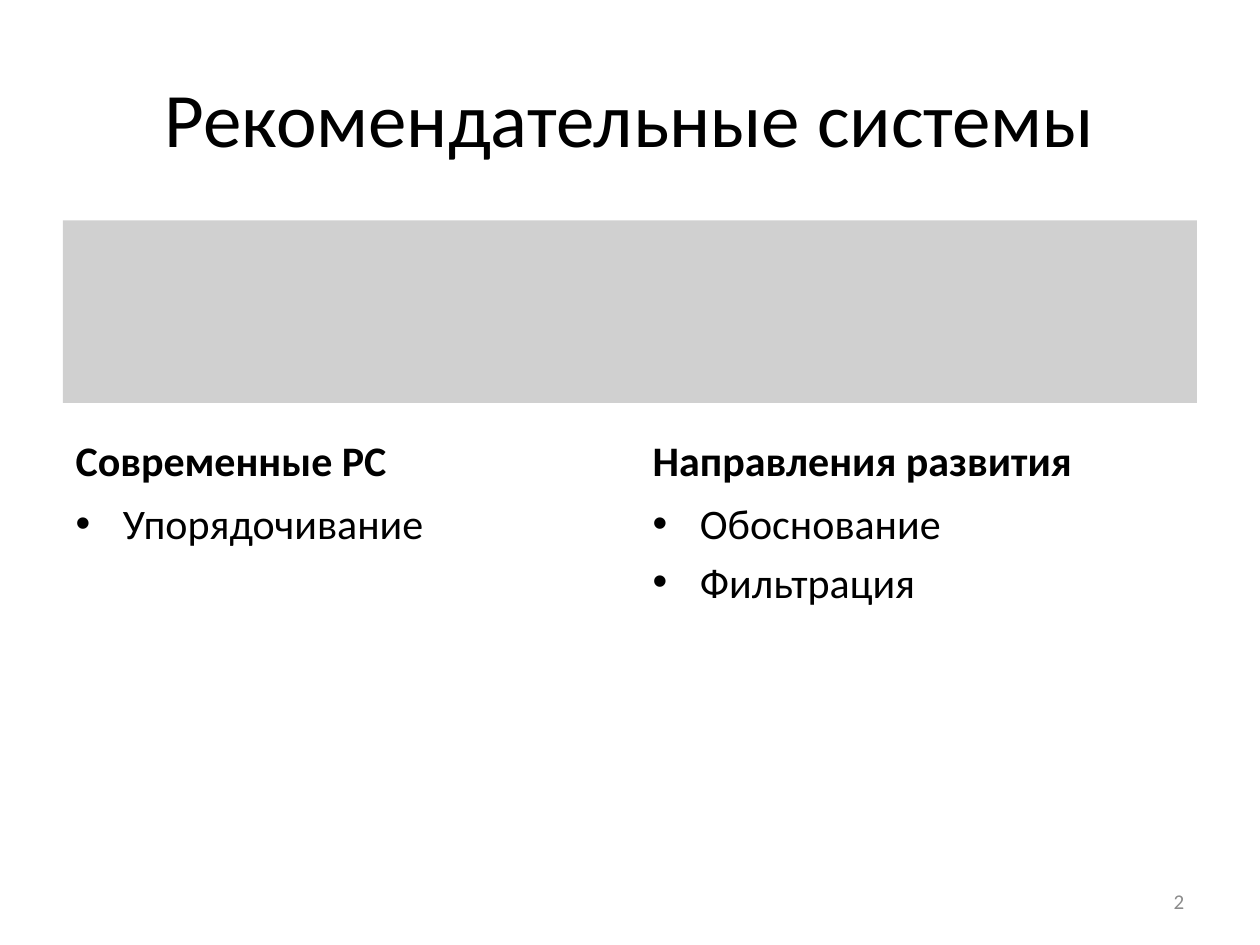
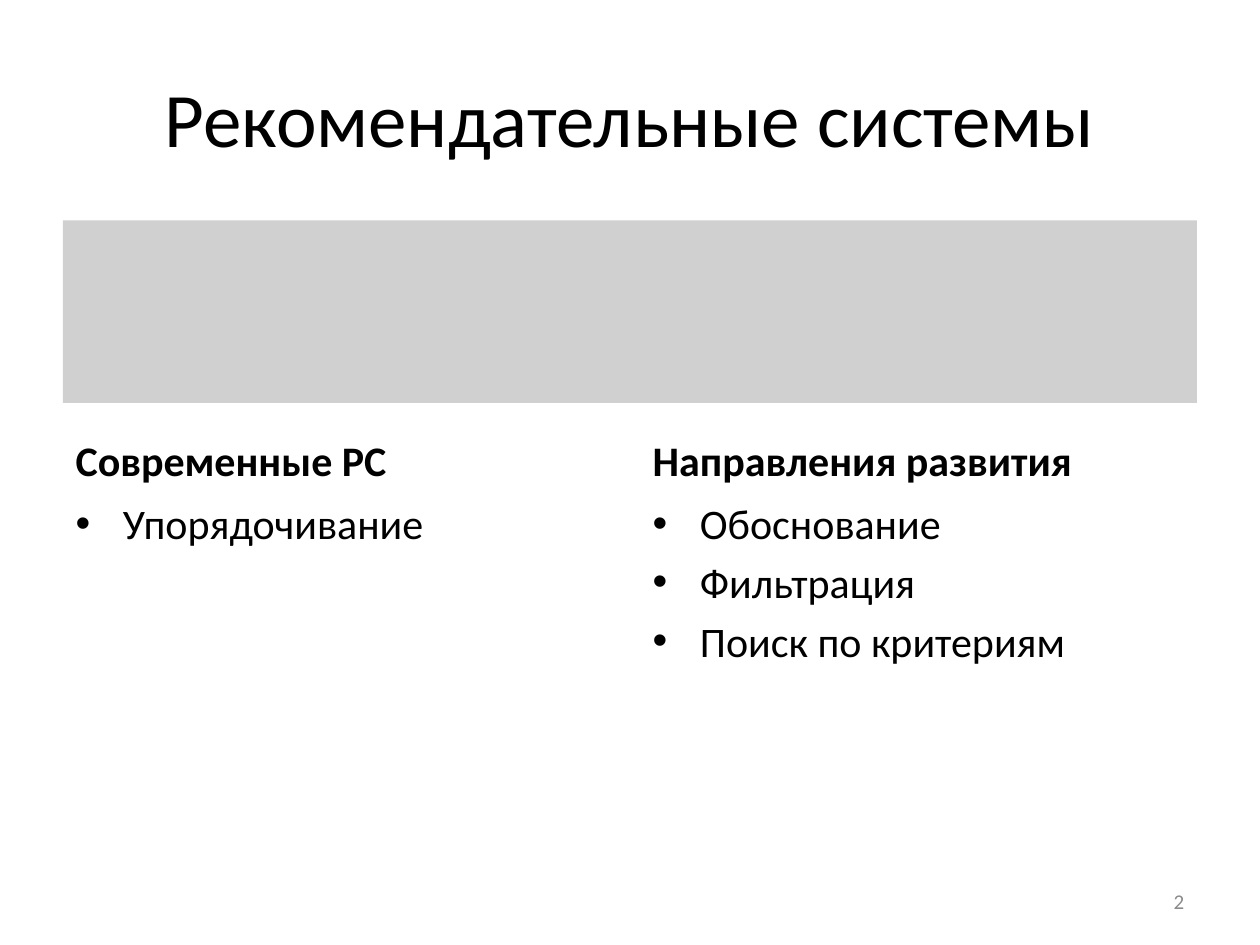
Before and after one commit to Otann/diploma, a slide deck: slide 2 of slides.pptx. Drawn at 1260x945 pixels with LibreOffice and Linux fonts; fonts in the diff are those of the drawing; grey boxes stand for pictures. Boxes give left, top, right and bottom in pixels: in the first picture for what was removed or moved away, otherwise in the second. Text is boxed around its words. In the diff, an @@ line names an element or a change of style, - is before the commit and + after.

```diff
--- a/slides.pptx
+++ b/slides.pptx
@@ text at (700,630,1065,664): paragraph added @@
+• Поиск по критериям
```
Also in this commit, not shown: 6 other slides changed, 11 other files.
